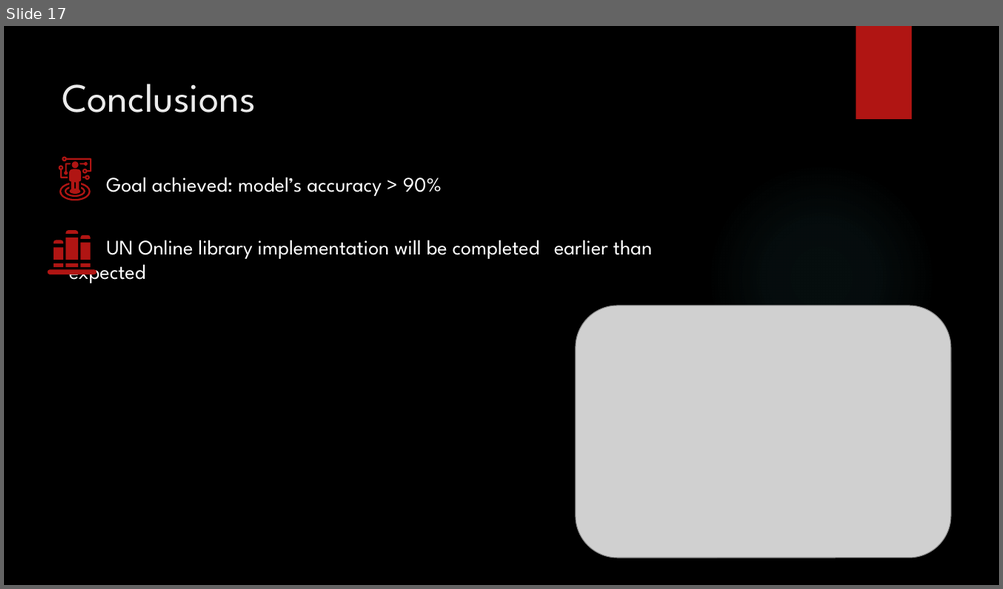
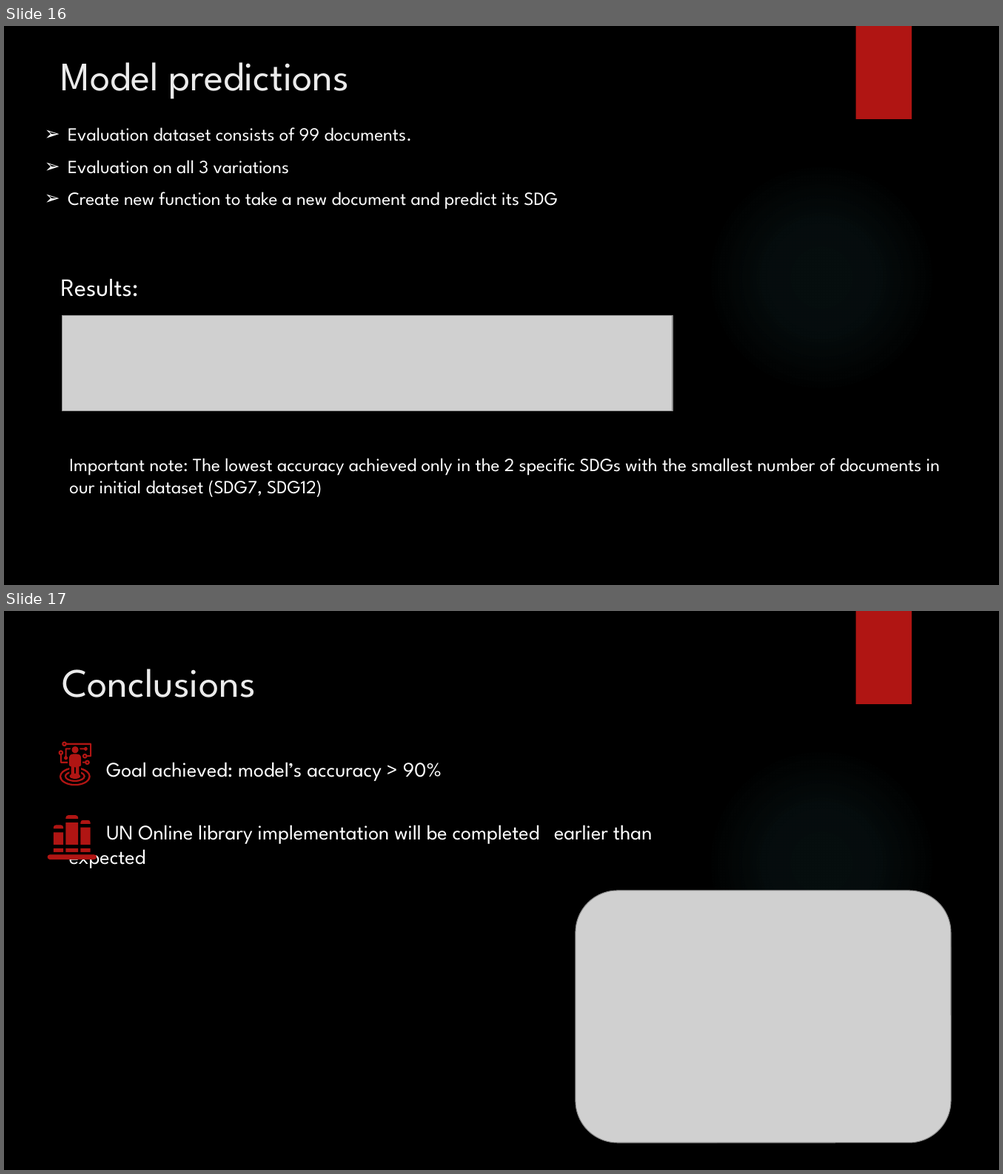
Before and after one commit to petrou1991/MachineLearning_Assignment, a slide deck: ML&CA.pptx. Shown one above the other, each under a label of ours: slide 17 before the commit, slides 16 and 17 after it. The pictures are 1003x589 and 1003x1174 pixels, drawn with LibreOffice and Linux fonts; fonts in the diff are those of the drawing; grey boxes stand for pictures; background and template pictures are left out. Boxes give left, top, right and bottom in pixels: in the first picture for what was removed or moved away, otherwise in the second. Text is boxed around its words. In the diff, an @@ line names an element or a change of style, - is before the commit and + after.

```diff
--- a/ML&CA.pptx
+++ b/ML&CA.pptx
@@ slide 16 added at (4,26,999,585), background picture (left out); not listed: 2 template elements that a slide beside it also shows @@
@@ text added at (61,62,349,99), 39 pt, text #EBEBEB @@
+Model predictions
@@ text added at (68,127,558,210), 18 pt, text #FFFFFF @@
+➢ Evaluation dataset consists of 99 documents.
+➢ Evaluation on all 3 variations
+➢ Create new function to take a new document and predict its SDG
@@ text added at (61,279,139,297), 24 pt, text #FFFFFF @@
+Results:
@@ picture added at (62,316,672,412) @@
@@ text added at (69,458,939,497), 18 pt, text #FFFFFF @@
+Important note: The lowest accuracy achieved only in the 2 specific SDGs with the smallest number of documents in our initial dataset (SDG7, SDG12)
```
Also in this commit, not shown: 2 slides changed, 1 slide removed.
